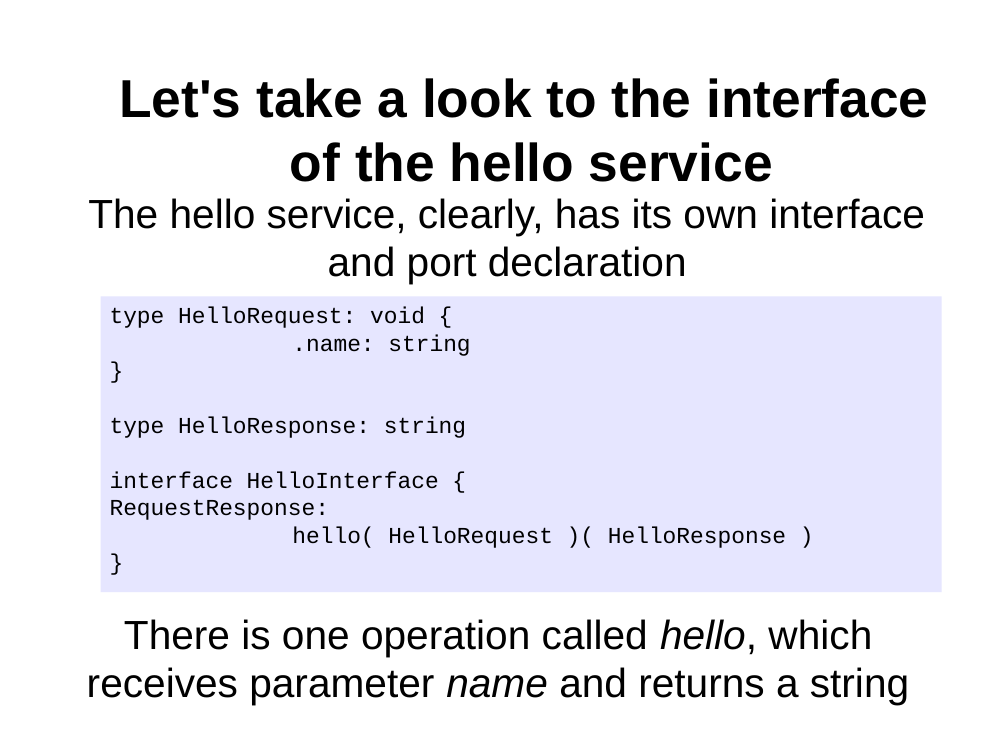
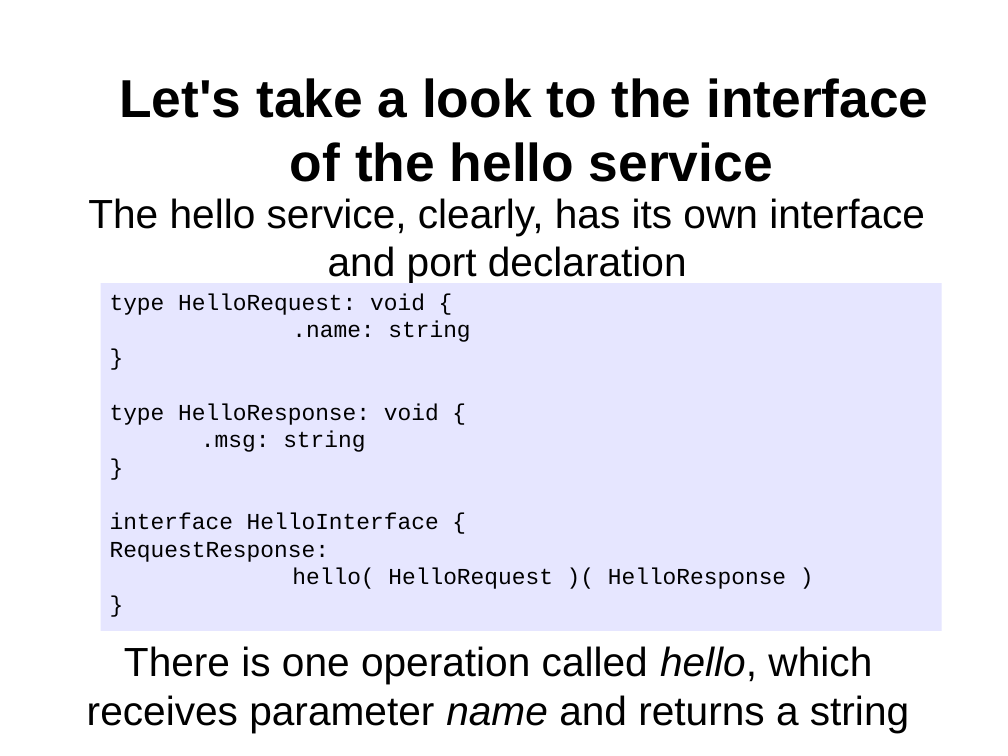
Before and after one commit to jolie/website, a slide deck: slide 3 of www/presentations/webapp.odp. Drawn at 1008x756 pixels with LibreOffice and Linux fonts; fonts in the diff are those of the drawing. Boxes give left, top, right and bottom in pixels: in the first picture for what was removed or moved away, otherwise in the second. Text is boxed around its words. In the diff, an @@ line names an element or a change of style, - is before the commit and + after.

```diff
--- a/www/presentations/webapp.odp
+++ b/www/presentations/webapp.odp
@@ rectangle "type HelloRequest: void {": place and size @@
-rectangle "type HelloRequest: void {" at [101, 296, 942, 592]
+rectangle "type HelloRequest: void {" at [101, 284, 942, 631]
@@ text in rectangle at [110, 403, 439, 452]: text changed @@
-type HelloResponse: string
+type HelloResponse: void {
+.msg: string
+}
@@ text "There is one operation called ...": place and size @@
-text "There is one operation called ..." at [87, 619, 909, 705]
+text "There is one operation called ..." at [87, 646, 909, 733]
```
Also in this commit, not shown: 1 other slide changed.
